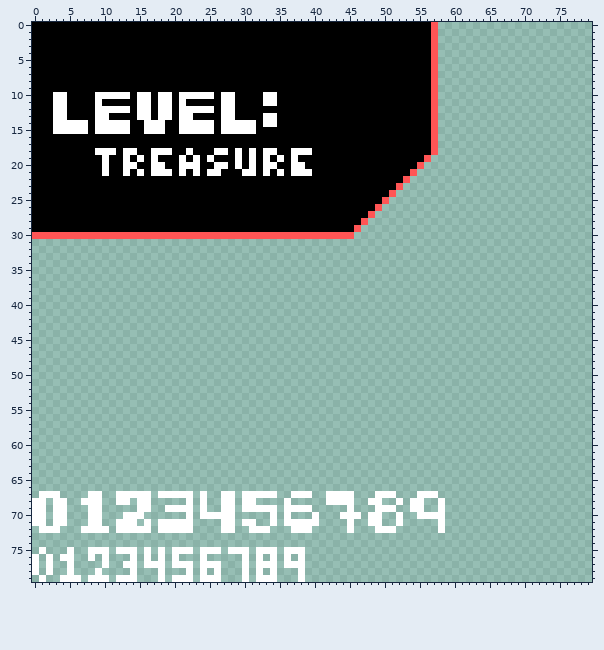
Two versions of one pixel-art file, Assets/Sprites/UI+Numbers.aseprite. Above is the file before it was changed.
80x80 pixels, 1 frame.
After:
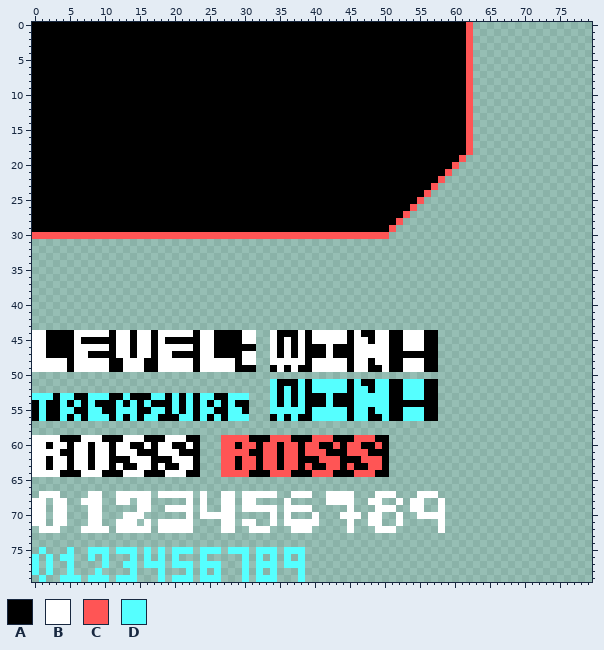
Palette (. is transparent): A #000000  B #ffffff  C #ff5555  D #55ffff
Change:
Changed rows in their new state; - is an unchanged pixel.
first column x 3:
 0 ------------------------------------------------------AAAAAC
 1 ------------------------------------------------------AAAAAC
 2 ------------------------------------------------------AAAAAC
 3 ------------------------------------------------------AAAAAC
 4 ------------------------------------------------------AAAAAC
 5 ------------------------------------------------------AAAAAC
 6 ------------------------------------------------------AAAAAC
 7 ------------------------------------------------------AAAAAC
 8 ------------------------------------------------------AAAAAC
 9 ------------------------------------------------------AAAAAC
10 AA----AAAAA-AA-AA-AAAAA-AA----AA----------------------AAAAAC
11 AA----A-----AA-AA-A-----AA----AA----------------------AAAAAC
12 AA----AAAAA-AA-AA-AAAAA-AA----------------------------AAAAAC
13 AA----AA----AA-AA-AA----AA----AA----------------------AAAAAC
14 AAAAA-AAAAA--AAA--AAAAA-AAAAA-AA----------------------AAAAAC
15 AAAAA-AAAAA--AAA--AAAAA-AAAAA-------------------------AAAAAC
16 ------------------------------------------------------AAAAAC
17 ------------------------------------------------------AAAAAC
18 ------AAA-AA--AAA--A---AA-A-A-AA--AAA-----------------AAAAAC
19 -------A--A-A-A---A-A-A---A-A-A-A-A------------------AAAAAC-
20 -------A--AA--AA--AAA--AA-A-A-AA--AA----------------AAAAAC--
21 -------A--A-A-AAA-A-A-AA---AA-A-A-AAA--------------AAAAAC---
22 --------------------------------------------------AAAAAC----
23 -------------------------------------------------AAAAAC-----
24 ------------------------------------------------AAAAAC------
25 -----------------------------------------------AAAAAC-------
26 ----------------------------------------------AAAAAC--------
27 ---------------------------------------------AAAAAC---------
28 --------------------------------------------AAAAAC----------
29 -------------------------------------------AAAAAC-----------
30 -------------------------------------------CCCCC------------
first column x 0:
44 BBAAAABBBBBABBABBABBBBBABBAAAABB--BAAABABBBBBABAABBAABBBAA
45 BBAAAABAAAAABBABBABAAAAABBAAAABB--BABABABBBBBABBABBAABBBAA
46 BBAAAABBBBBABBABBABBBBBABBAAAAAA--BABABAAABAAABBBBBAABBBAA
47 BBAAAABBAAAABBABBABBAAAABBAAAABB--BABABAAABAAABBBBBAAAAAAA
48 BBBBBABBBBBAABBBAABBBBBABBBBBABB--BBBBBABBBBBABBABBAABBBAA
49 BBBBBABBBBBAABBBAABBBBBABBBBBAAA--ABABAABBBBBABBAABAABBBAA
51 ----------------------------------DAAADADDDDDADAADDAADDDAA
52 ----------------------------------DADADADDDDDADDADDAADDDAA
53 DDDADDAADDDAADAAADDADADADDAADDD---DADADAAADAAADDDDDAADDDAA
54 ADAADADADAAADADADAAADADADADADAA---DADADAAADAAADDDDDAAAAAAA
55 ADAADDAADDAADDDAADDADADADDAADDA---DDDDDADDDDDADDADDAADDDAA
56 ADAADADADDDADADADDAAADDADADADDD---ADADAADDDDDADDAADAADDDAA
59 BBBBAAABBBAAABBBAAABBBAA---CCCCAAACCCAAACCCAAACCCAA-------
60 BBABBABBABBABBAABABBAABA---CCACCACCACCACCAACACCAACA-------
61 BBBBAABBABBABBBAAABBBAAA---CCCCAACCACCACCCAAACCCAAA-------
62 BBABBABBABBAAABBBAAABBBA---CCACCACCACCAAACCCAAACCCA-------
63 BBABBABBABBABAABBABAABBA---CCACCACCACCACAACCACAACCA-------
64 BBBBAAABBBAAABBBAAABBBAA---CCCCAAACCCAAACCCAAACCCAA-------
first column x 0:
75 -D---D--DDD-DDD-D-D-DDD-DDD-DDD-DDD-DDD
76 D-D-DD--D-D---D-D-D-D---D-----D-D-D-D-D
77 D-D--D----D--DD-DDD-DDD-DDD---D-DDD-DDD
78 D-D--D---D----D---D---D-D-D---D-D-D---D
79 -D--DDD-DDD-DDD---D-DDD-DDD---D-DDD---D
Changed places in both pictures, as pixel boxes (x1, y1, x2, y2):
changed: (354, 22, 473, 239)
changed: (53, 92, 312, 176)
added: (32, 330, 438, 477)
changed: (32, 547, 305, 582)
